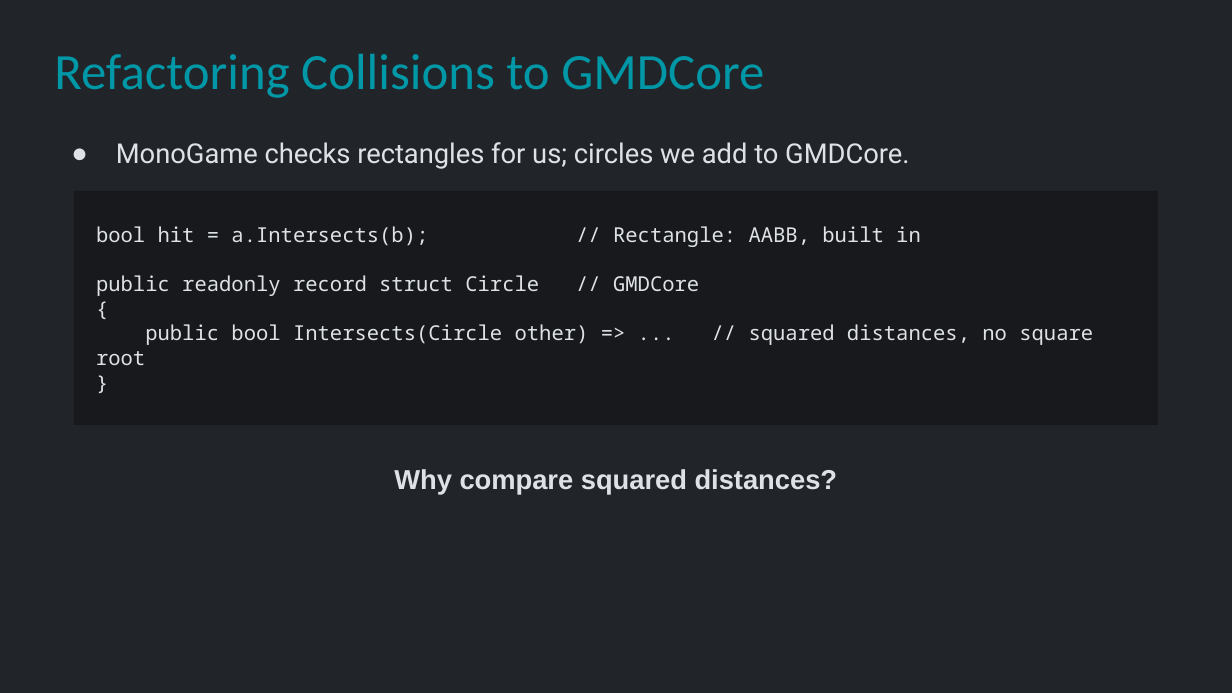
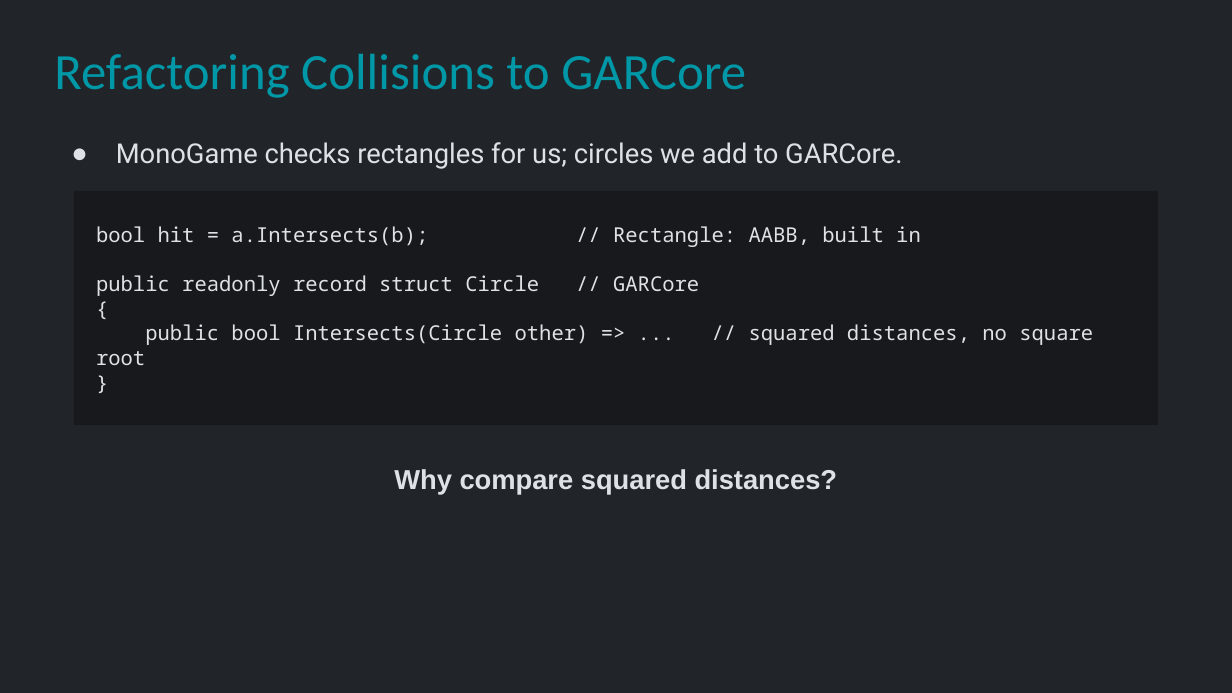
Before and after one commit to Metamate/gar, a slide deck: slide 34 of slides/03 Snake.pptx. Drawn at 1232x693 pixels with LibreOffice and Linux fonts; fonts in the diff are those of the drawing. Boxes give left, top, right and bottom in pixels: in the first picture for what was removed or moved away, otherwise in the second. Text is boxed around its words. In the diff, an @@ line names an element or a change of style, - is before the commit and + after.

```diff
--- a/slides/03 Snake.pptx
+++ b/slides/03 Snake.pptx
@@ title at [54,54,746,98]: text changed @@
-Refactoring Collisions to GMDCore
+Refactoring Collisions to GARCore
@@ text at [116,142,902,169]: text changed @@
-● MonoGame checks rectangles for us; circles we add to GMDCore.
+● MonoGame checks rectangles for us; circles we add to GARCore.
@@ text in rectangle at [96,275,699,296]: text changed @@
-public readonly record struct Circle // GMDCore
+public readonly record struct Circle // GARCore
```
Also in this commit, not shown: 2 other slides changed, 19 other files.
